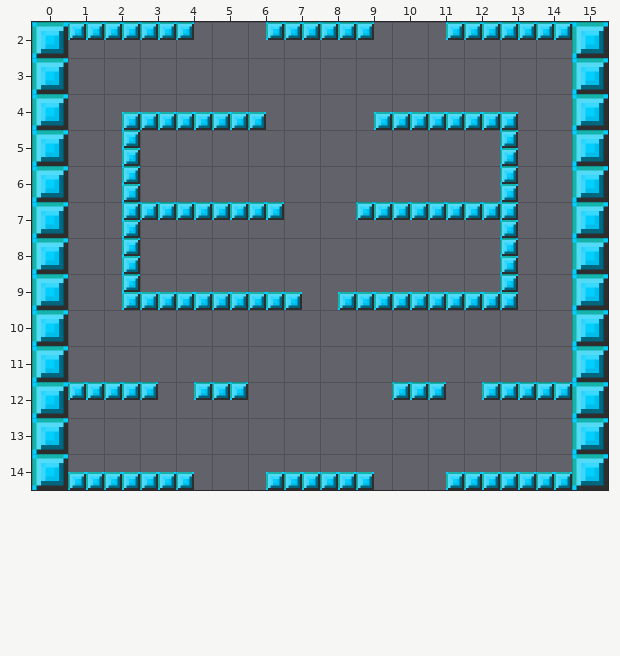
An edit to a level. Tiled map, Demo/assets/maps/03.tmx. The first picture shows the starting point.
Cells are 64x64 px. Shown: x 0..15, y 2..14.
Once edited:
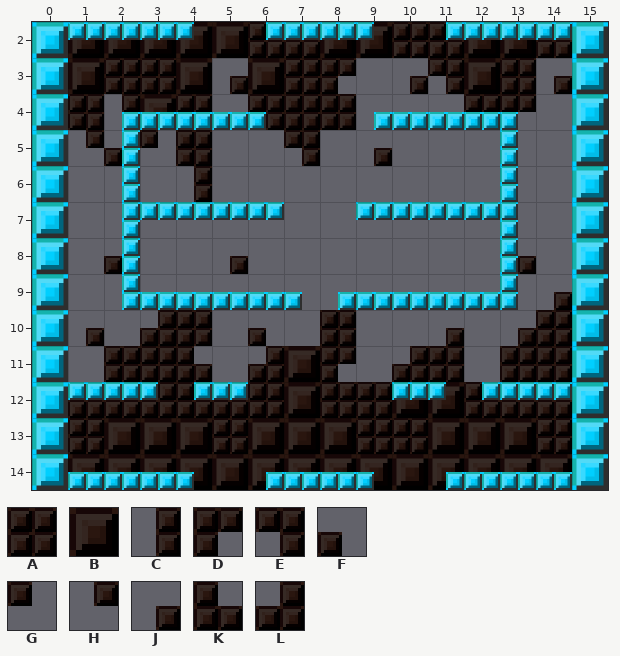
Key: from "block_background": A 28, B 29, C 33, D 34, E 35, F 36, G 37, H 38, J 39, K 40, L 41.
_ is an empty cell.
Tiles of an added or newly shown layer are drawn over the layers below it.
Changes in this commit:
Layer "far" (added):
Tile A now appears in row 2 at x 6 to 7, 10 to 11 and 14; in row 3 at x 2 to 3, 7 and 13; in row 4 at x 1, 4, 7 to 8 and 12; in row 5 at x 4; in row 10 at x 4, 8 and 14; in row 11 at x 2 to 3, 11 and 13 to 14.
Tile A now appears in row 12 at x 1 to 6, 8 to 9 and 12 to 14; in row 13 at x 1, 5, 9 to 10 and 14.
Tile B now appears in row 2 at x 1 to 5, 8 to 9 and 12 to 13; in row 3 at x 1, 4, 6 and 12; in row 4 at x 3; in row 11 at x 7; in row 12 at x 7 and 10 to 11; in row 13 at x 2 to 4, 6 to 8 and 11 to 13.
Tile B now appears in row 14 at x 1 to 14.
Tile C now appears in row 6 at x 4.
Tile D now appears in row 3 at x 8; in row 4 at x 13; in row 11 at x 8.
Tile E now appears in row 3 at x 11; in row 4 at x 6; in row 5 at x 7.
Tile F now appears in row 5 at x 2; in row 8 at x 2; in row 10 at x 6.
Tile G now appears in row 5 at x 3.
Tile H now appears in row 4 at x 2; in row 5 at x 1.
Tile J now appears in row 3 at x 5, 10 and 14; in row 5 at x 9; in row 8 at x 5 and 13; in row 9 at x 14; in row 10 at x 1, 11 and 13.
Tile K now appears in row 11 at x 4.
Tile L now appears in row 10 at x 3; in row 11 at x 6 and 10.
